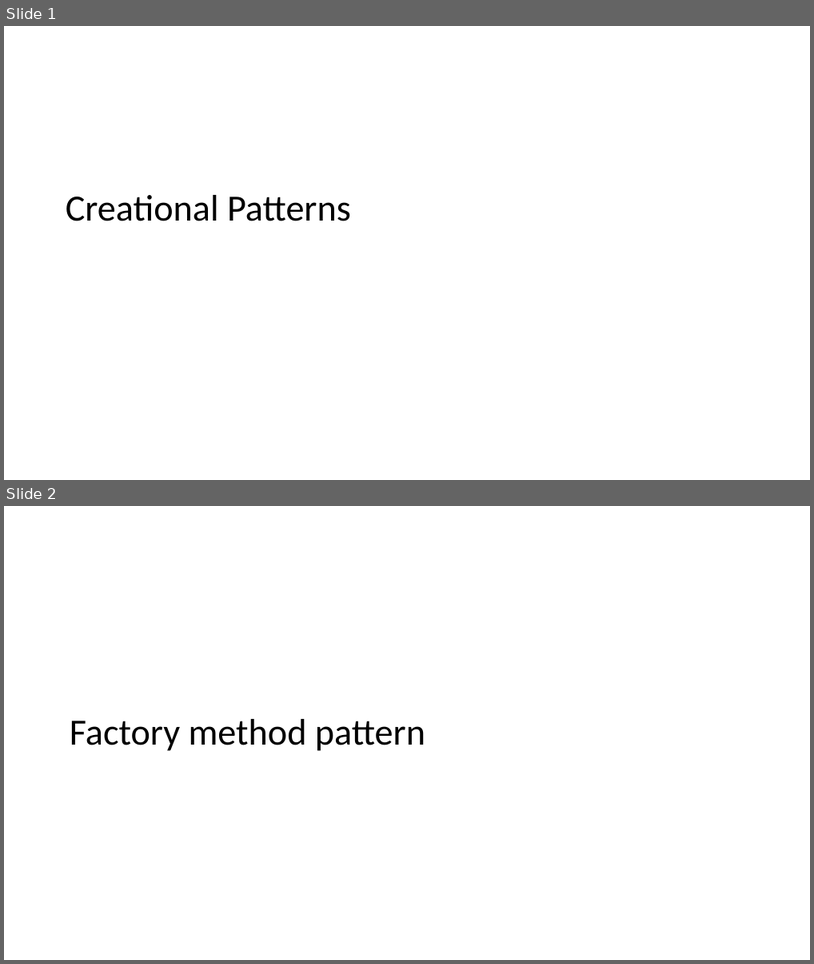
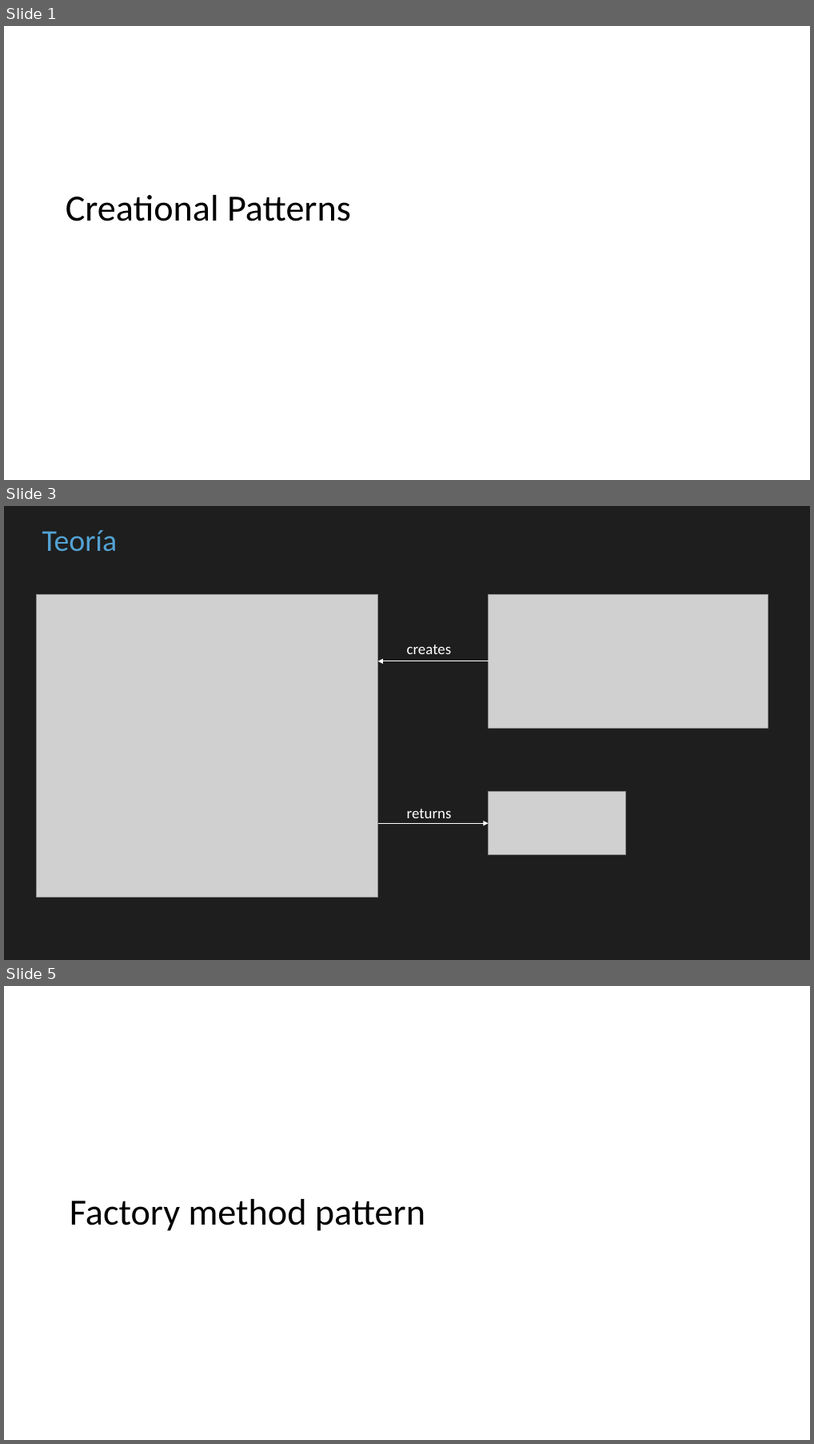
Before and after one commit to cbastos/jsdaycan2019-typescript-patterns, a slide deck: slides/Patrones de diseño con Typescript en el mundo real.pptx. Shown one above the other, each under a label of ours: slides 1 and 2 before the commit, slides 1, 3 and 5 after it; the slides between them are not shown. The pictures are 814x964 and 814x1444 pixels, drawn with LibreOffice and Linux fonts; fonts in the diff are those of the drawing; grey boxes stand for pictures. Boxes give left, top, right and bottom in pixels: in the first picture for what was removed or moved away, otherwise in the second. Text is boxed around its words. In the diff, an @@ line names an element or a change of style, - is before the commit and + after.

```diff
--- a/slides/Patrones de diseño con Typescript en el mundo real.pptx
+++ b/slides/Patrones de diseño con Typescript en el mundo real.pptx
@@ slide 3 added at (x1=4, y1=506, x2=810, y2=960), background #1E1E1E @@
@@ text added at (x1=42, y1=530, x2=118, y2=552), 36 pt, text #53A2D3 @@
+Teoría
@@ picture added at (x1=36, y1=594, x2=378, y2=896) @@
@@ picture added at (x1=489, y1=594, x2=768, y2=728) @@
@@ text added at (x1=407, y1=644, x2=451, y2=654), 18 pt, text #FFFFFF @@
+creates
@@ arrow added from (489, 661) to (378, 661), #FFFFFF 1 pt @@
@@ picture added at (x1=489, y1=792, x2=626, y2=855) @@
@@ text added at (x1=407, y1=808, x2=452, y2=818), 18 pt, text #FFFFFF @@
+returns
@@ arrow added from (378, 823) to (489, 823), #FFFFFF 1 pt @@
@@ what was slide 2 is now slide 5 @@
```
Also in this commit, not shown: 2 other slides added, 10 other files.
